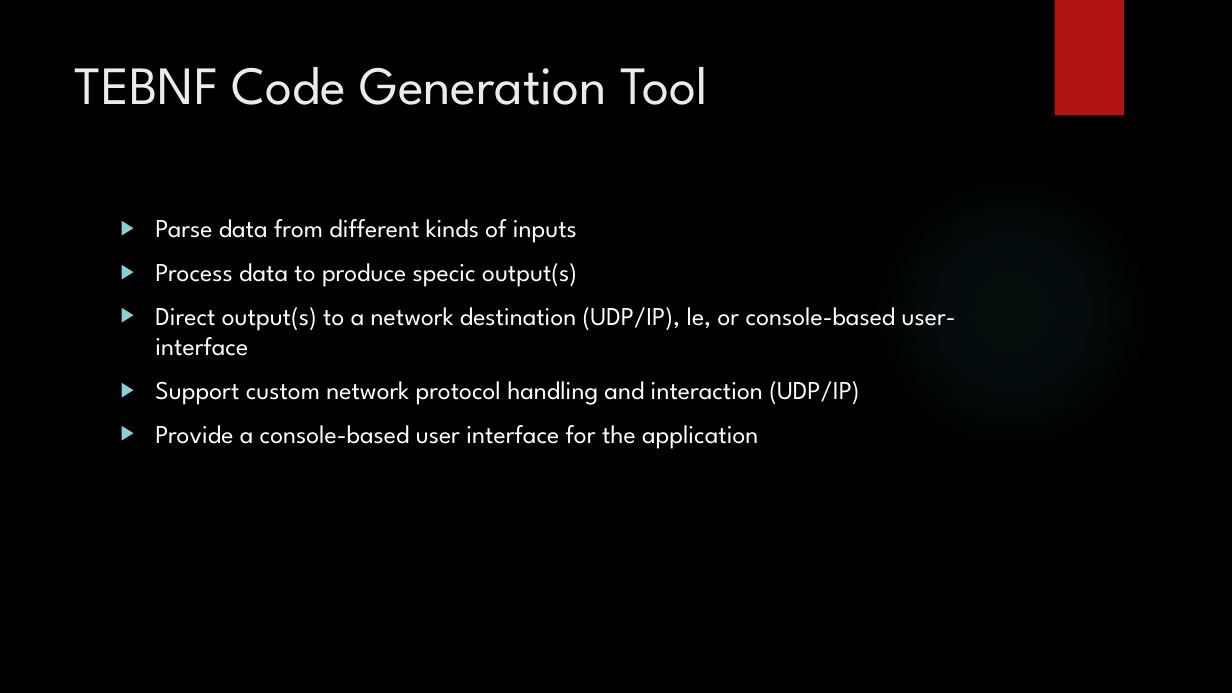
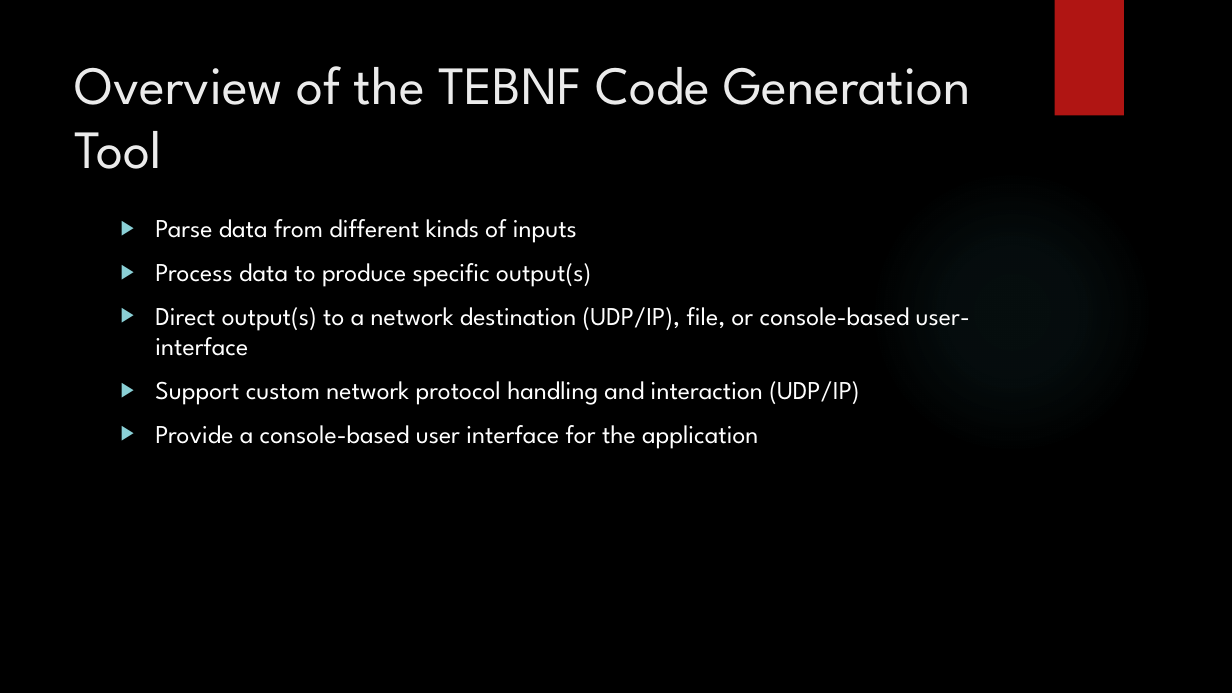
Before and after one commit to JasonGYoung/ProjectReport, a slide deck: slide 7 of DefensePresentation.pptx. Drawn at 1232x693 pixels with LibreOffice and Linux fonts; fonts in the diff are those of the drawing; background and template pictures are left out. Boxes give left, top, right and bottom in pixels: in the first picture for what was removed or moved away, otherwise in the second. Text is boxed around its words. In the diff, an @@ line names an element or a change of style, - is before the commit and + after.

```diff
--- a/DefensePresentation.pptx
+++ b/DefensePresentation.pptx
@@ title at (75,66,970,169): text changed @@
-TEBNF Code Generation Tool
+Overview of the TEBNF Code Generation Tool
@@ text at (155,263,970,356): text changed @@
-▶ Process data to produce specic output(s)
-▶ Direct output(s) to a network destination (UDP/IP), le, or console-based user-interface
+▶ Process data to produce specific output(s)
+▶ Direct output(s) to a network destination (UDP/IP), file, or console-based user-interface
```
Also in this commit, not shown: 12 other slides changed, 2 slides added, 2 slides removed.
